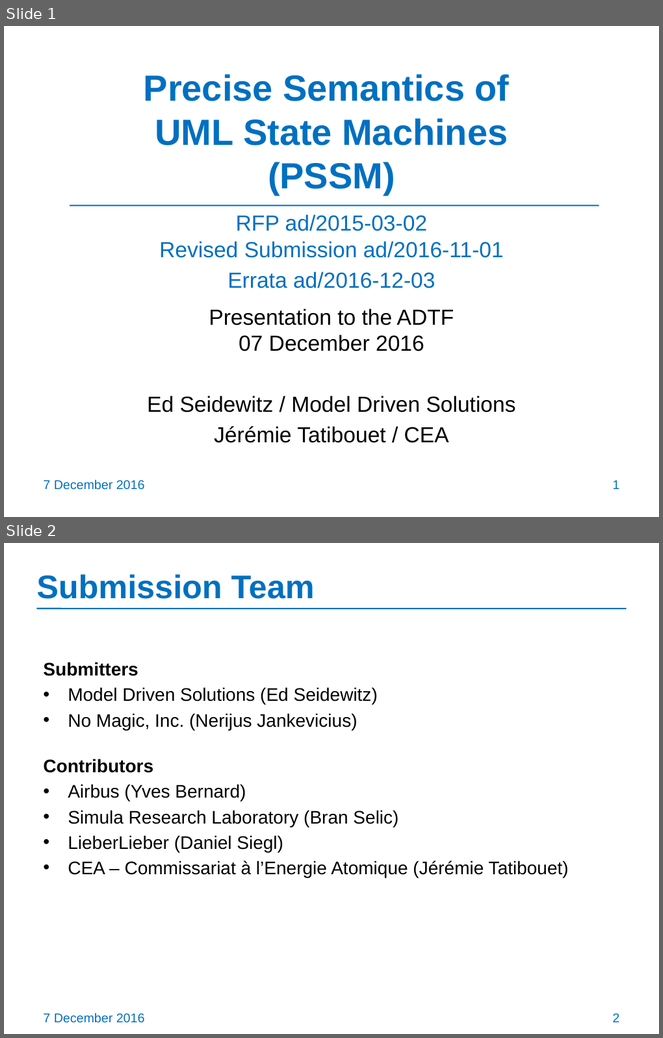
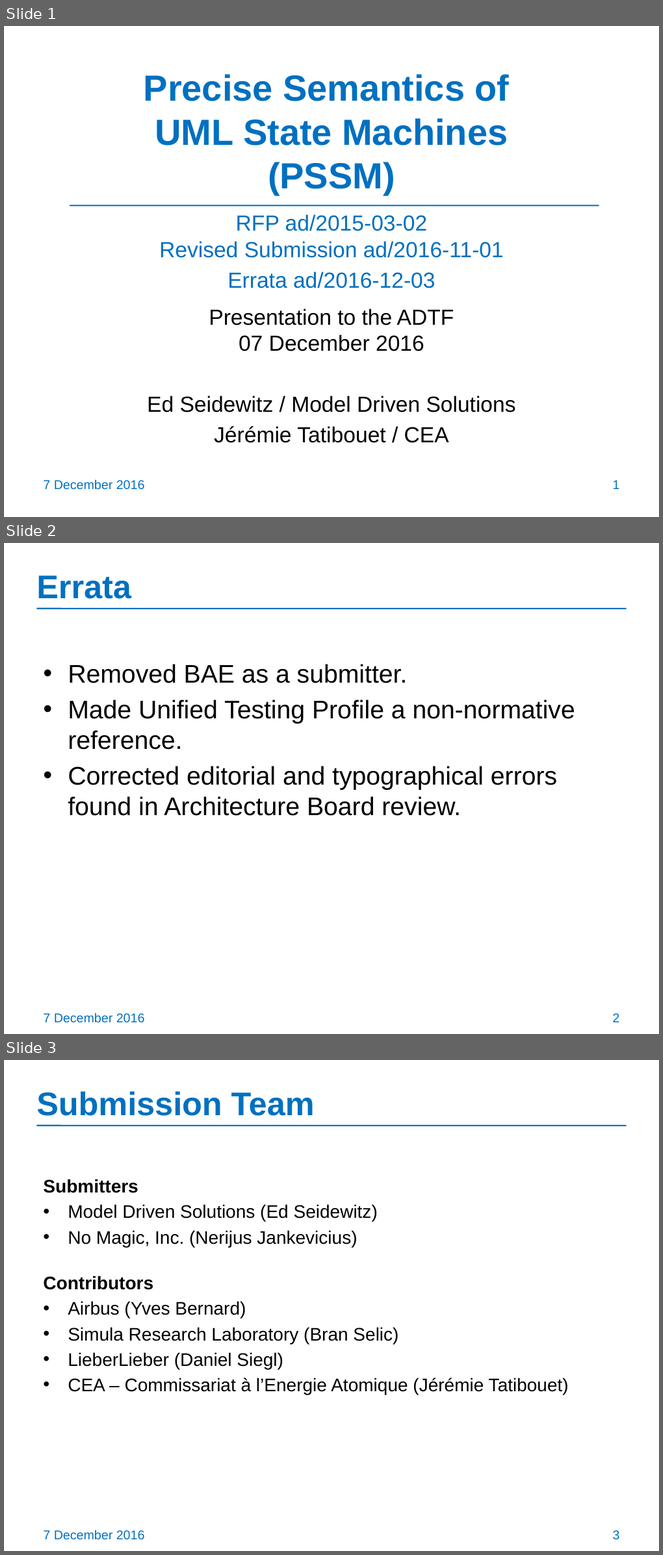
Before and after one commit to ModelDriven/PSSM, a slide deck: Presentations/20161207-Coronado-Meeting/PSSM-revised-submission.pptx. Shown one above the other, each under a label of ours: slides 1 and 2 before the commit, slides 1, 2 and 3 after it. The pictures are 663x1038 and 663x1555 pixels, drawn with LibreOffice and Linux fonts; fonts in the diff are those of the drawing. Boxes give left, top, right and bottom in pixels: in the first picture for what was removed or moved away, otherwise in the second. Text is boxed around its words. In the diff, an @@ line names an element or a change of style, - is before the commit and + after.

```diff
--- a/Presentations/20161207-Coronado-Meeting/PSSM-revised-submission.pptx
+++ b/Presentations/20161207-Coronado-Meeting/PSSM-revised-submission.pptx
@@ slide 2 added at (4,543,659,1034), background #FFFFFF; not listed: 1 template element that a slide beside it also shows @@
@@ title added at (36,575,131,599), 36 pt, text #0070C0, bold @@
+Errata
@@ text added at (68,664,575,816), 28 pt, text #000000 @@
+• Removed BAE as a submitter.
+• Made Unified Testing Profile a non-normative reference.
+• Corrected editorial and typographical errors found in Architecture Board review.
@@ text added at (43,1013,145,1023), 14 pt, text #0070C0 @@
+7 December 2016
@@ page number added at (613,1014,620,1023), 14 pt, text #0070C0 @@
+2
@@ what was slide 2 is now slide 3 @@
@@ page number at (613,1531,620,1540): text changed @@
-2
+3
```
Also in this commit, not shown: 3 slides changed.
